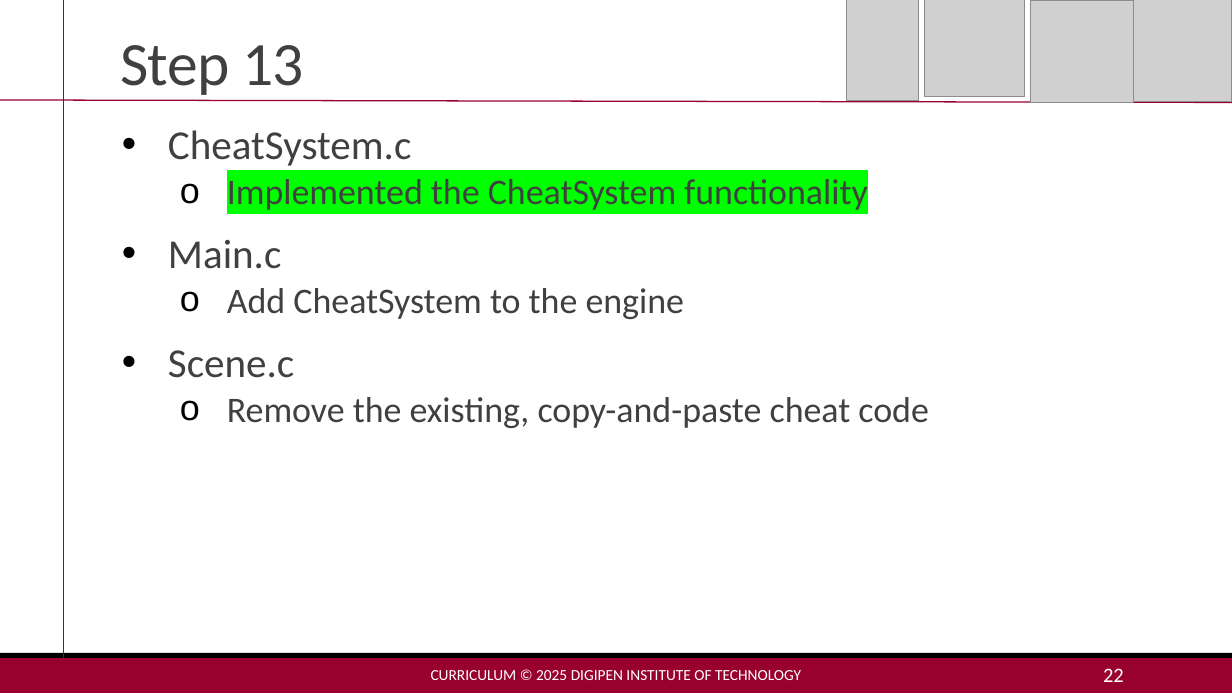
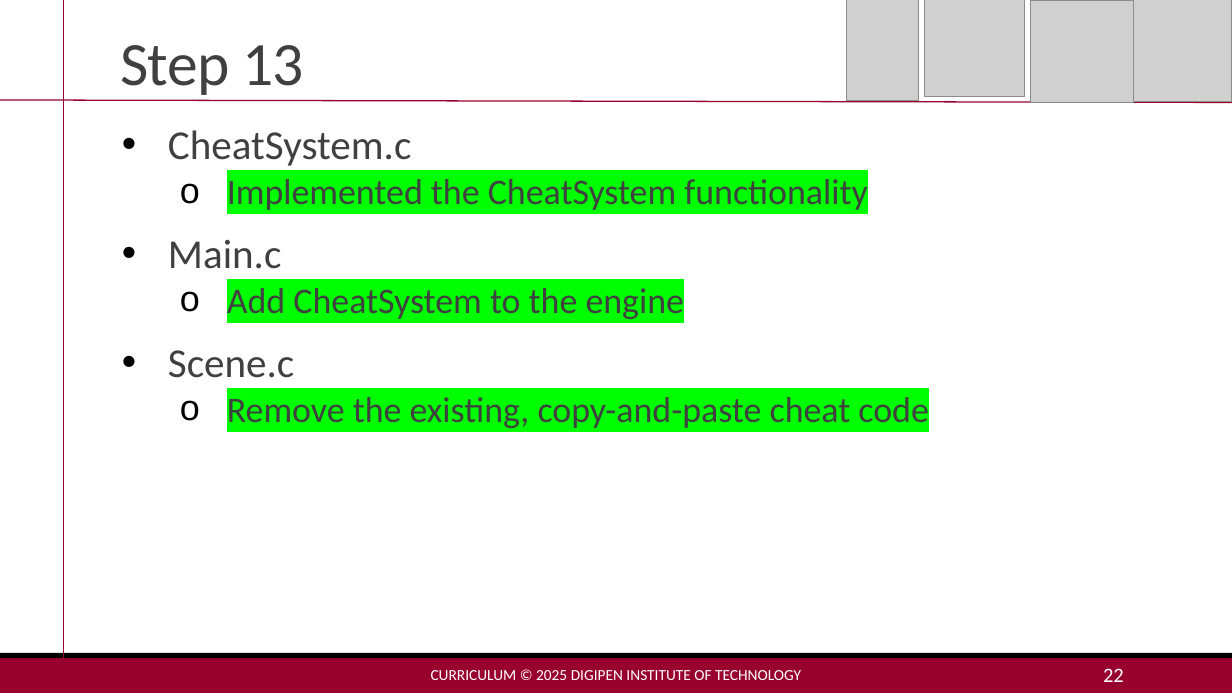
Before and after one commit to MakoJBryant/cs-230-project-game-engine, a slide deck: slide 22 of Project 3 - Lecture.pptx. Drawn at 1232x693 pixels with LibreOffice and Linux fonts; fonts in the diff are those of the drawing; grey boxes stand for pictures. Boxes give left, top, right and bottom in pixels: in the first picture for what was removed or moved away, otherwise in the second. Text is boxed around its words. In the diff, an @@ line names an element or a change of style, - is before the commit and + after.

Commit message:
✅ Complete Cheat System implementation

```diff
--- a/Project 3 - Lecture.pptx
+++ b/Project 3 - Lecture.pptx
@@ text at bbox=[227, 283, 928, 428]: highlight none to #00FF00 in "Add CheatSystem to the engine", "Remove the existing, copy-and-paste cheat code" @@
```
Also in this commit, not shown: 5 other files.
